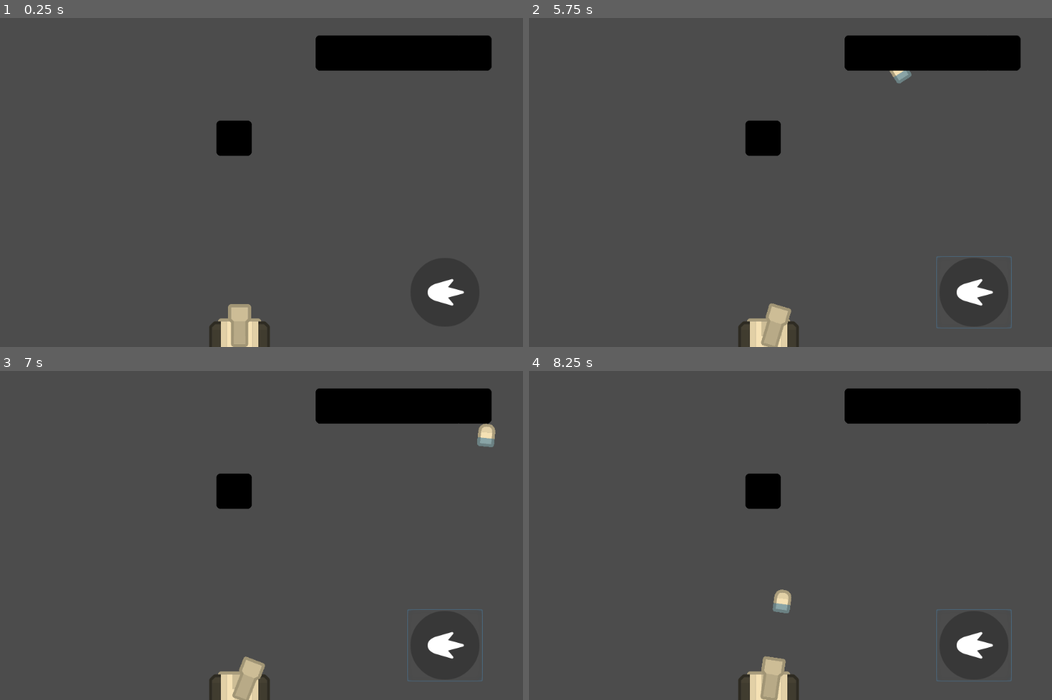
Above: before the commit, frames 1-4 (two rows, left to right).
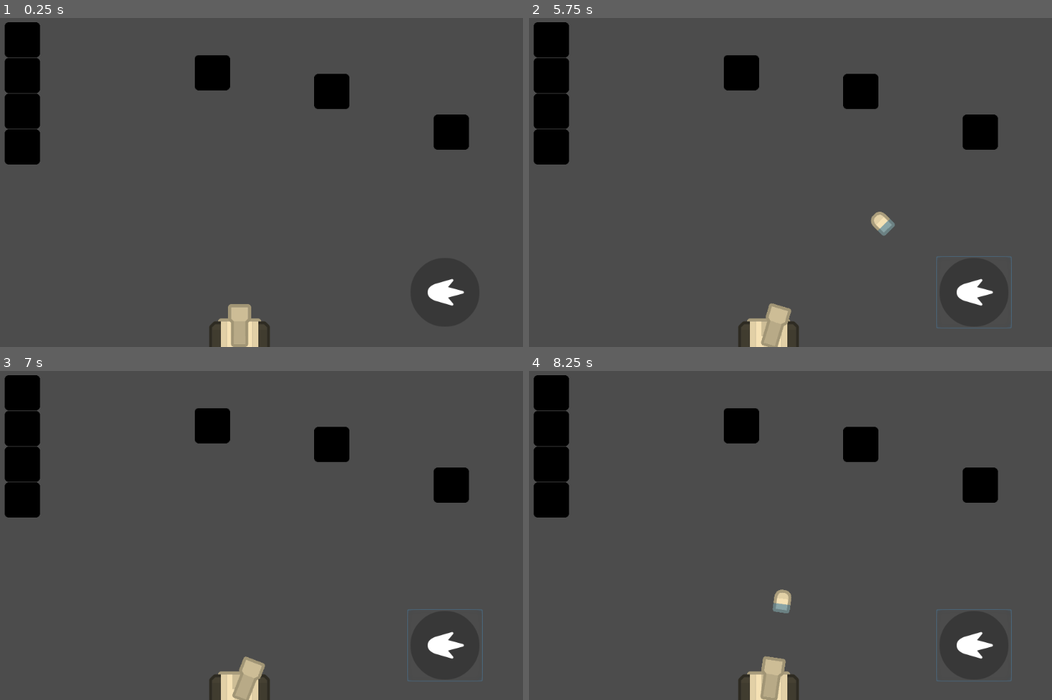
Above: after the commit, the same moments.

Repository: Dieghito124/GodotArcade-1
Game: Godot game, scene res://src/Game.tscn
The game is run twice, just before and just after one commit, with the same random seed, the same clock (stepped at 60 frames per second) and the same inputs. The engine's default icon, where the game draws it, is replaced by a stand-in: a white triangle on a blue panel in a dark square.
Inputs (mouse positions are in pixels of both pictures, inside the frame that each line leads up to):
- Up to frame 1 (0.25 s): no input
- Up to frame 2 (5.75 s): click (973, 291) at 0.5 s; click (973, 291) at 1.25 s; click (973, 291) at 2 s; move the mouse to (895, 166) at 2.77 s; click (895, 166) at 2.92 s; move the mouse to (654, 198) at 3.52 s; click (654, 198) at 3.67 s; move the mouse to (827, 110) at 4.27 s; click (827, 110) at 4.42 s; tap Enter at 5 s; move the mouse to (743, 248) at 5.02 s; click (743, 248) at 5.17 s
- Up to frame 3 (7 s): move the mouse to (407, 584) at 5.77 s; click (407, 584) at 5.92 s; move the mouse to (73, 486) at 6.52 s; click (73, 486) at 6.67 s
- Up to frame 4 (8.25 s): move the mouse to (795, 535) at 7.27 s; click (795, 535) at 7.42 s; tap Space at 8 s; move the mouse to (685, 453) at 8.02 s; click (685, 453) at 8.17 s

The runs differ from the first frame. In frame 1, 9.4% of the frame differs, in the area x 0-95%, y 1-45%; in frame 2, 9.7%, in the area x 0-95%, y 1-67%; in frame 3, 9.6%; in frame 4, 9.4%.

Commit message:
BulletBounce

Diff:
--- a/HUD/HUD.tscn
+++ b/HUD/HUD.tscn
@@ -4,6 +4,7 @@
 [ext_resource path="res://assets/HUD/ShotButton.png" type="Texture" id=2]
 
 [node name="HUD" type="CanvasLayer"]
+editor/display_folded = true
 script = ExtResource( 1 )
 
 [node name="Control" type="Control" parent="."]
--- a/src/Bullet.gd
+++ b/src/Bullet.gd
@@ -1,5 +1,4 @@
 extends RigidBody2D
-
 func _ready() -> void:
 	self.rotation = Events.ang
 	apply_impulse(Vector2(), Vector2(0, -1000).rotated(Events.ang))
--- a/src/Bullet.tscn
+++ b/src/Bullet.tscn
@@ -1,14 +1,20 @@
-[gd_scene load_steps=4 format=2]
+[gd_scene load_steps=5 format=2]
 
 [ext_resource path="res://src/Bullet.gd" type="Script" id=1]
 [ext_resource path="res://assets/Tank/Tank_Bullet.png" type="Texture" id=2]
 
-[sub_resource type="CapsuleShape2D" id=1]
+[sub_resource type="PhysicsMaterial" id=1]
+bounce = 1.0
+
+[sub_resource type="CapsuleShape2D" id=2]
 radius = 15.6484
 height = 10.7302
 
 [node name="Bullet" type="RigidBody2D"]
+physics_material_override = SubResource( 1 )
 gravity_scale = 0.0
+contacts_reported = 1
+contact_monitor = true
 script = ExtResource( 1 )
 
 [node name="Sprite" type="Sprite" parent="."]
--- a/src/Obstacle.tscn
+++ b/src/Obstacle.tscn
@@ -3,6 +3,7 @@
 [ext_resource path="res://icon.png" type="Texture" id=1]
 
 [sub_resource type="RectangleShape2D" id=1]
+extents = Vector2( 32.1052, 32.0629 )
 
 [node name="StaticBody2D" type="StaticBody2D"]
 
--- a/src/Player.tscn
+++ b/src/Player.tscn
@@ -13,7 +13,6 @@
 
 [node name="Laser" type="Line2D" parent="."]
 texture = ExtResource( 3 )
-texture_mode = 0
 
 [node name="Body" type="Node2D" parent="."]
 
--- a/src/World1.tscn
+++ b/src/World1.tscn
@@ -14,25 +14,24 @@
 [node name="Bullets" type="Node" parent="."]
 
 [node name="Obstacles" type="Node" parent="."]
-editor/display_folded = true
 
 [node name="StaticBody2D" parent="Obstacles" instance=ExtResource( 2 )]
-position = Vector2( 500, 220 )
+position = Vector2( 893.849, 209.12 )
 
 [node name="StaticBody2D2" parent="Obstacles" instance=ExtResource( 2 )]
-position = Vector2( 680, 64.7541 )
+position = Vector2( 677.327, 135.095 )
 
 [node name="StaticBody2D3" parent="Obstacles" instance=ExtResource( 2 )]
-position = Vector2( 730, 64.7541 )
+position = Vector2( 460.525, 100.79 )
 
 [node name="StaticBody2D4" parent="Obstacles" instance=ExtResource( 2 )]
-position = Vector2( 780, 64.7541 )
+position = Vector2( 116, 236 )
 
 [node name="StaticBody2D5" parent="Obstacles" instance=ExtResource( 2 )]
-position = Vector2( 830, 64.7541 )
+position = Vector2( 116, 171 )
 
 [node name="StaticBody2D6" parent="Obstacles" instance=ExtResource( 2 )]
-position = Vector2( 880, 64.7541 )
+position = Vector2( 116, 106 )
 
 [node name="StaticBody2D7" parent="Obstacles" instance=ExtResource( 2 )]
-position = Vector2( 934.617, 64.7541 )
+position = Vector2( 116, 41 )
Not shown: 1 places in src/Bullet.tscn that only renumber resources
